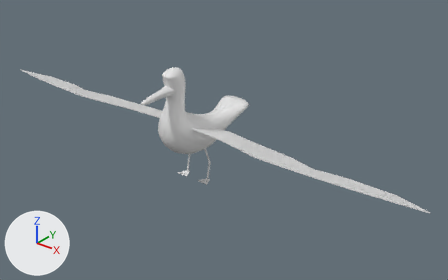
What one commit did to the FBX model Assets/Assets fatti da noi/Modelli/Gabbiano.fbx.
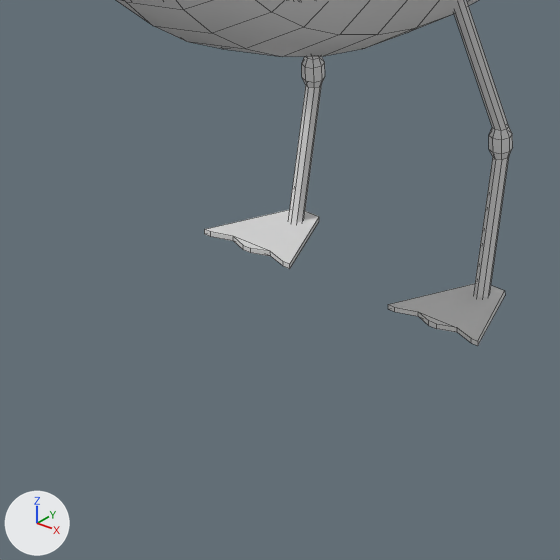
Each version appears first whole from a 50 mm lens placed at (2.187, -2.328, 1.601), pointed at (0.162, 0.202, 0.032), and next in a close-up on the part from 35% to 48% of the width and 53% to 74% of the height. The axes (+X, +Y, +Z) are drawn at lower left. The lights are the same throughout. The close-ups show mesh edges as thin lines. Where no turn or scale is listed for an object, it has been applied to the vertices.

Script lines for the objects in view, before the commit:
```python
me_cube_003 = bpy.data.meshes.new('Cube.003')
me_cube_003.from_pydata(...)  # 706 vertices, 704 faces; spans x -0.118..0.118, y -0.265..0.399, z -0.122..0.433
me_cube_003.materials.append(mat_material)  # white #e7e7e7
me_cylinder_001 = bpy.data.meshes.new('Cylinder.001')
me_cylinder_001.from_pydata(...)  # 68 vertices, 56 faces; spans x 0.042..0.117, y 0.674..0.75, z -0.337..-0.074
me_cylinder_001.materials.append(mat_material_001)  # white #e7e7e7
me_cylinder_003 = bpy.data.meshes.new('Cylinder.003')
me_cylinder_003.from_pydata(...)  # 68 vertices, 56 faces; spans x -0.117..-0.042, y 0.674..0.75, z -0.337..-0.074
me_cylinder_003.materials.append(mat_material_001)  # white #e7e7e7
ob_gamba_l = bpy.data.objects.new('Gamba.L', me_cylinder_001)
ob_gamba_l.location = (0.001, -0.5774, 0.1006)
ob_gamba_r = bpy.data.objects.new('Gamba.R', me_cylinder_003)
ob_gamba_r.location = (0.001, -0.5774, 0.1006)
ob_nuovo_corpo = bpy.data.objects.new('NUovo corpo', me_cube_003)
ob_nuovo_corpo.location = (0.0, 0.1443, 0.0646)
```
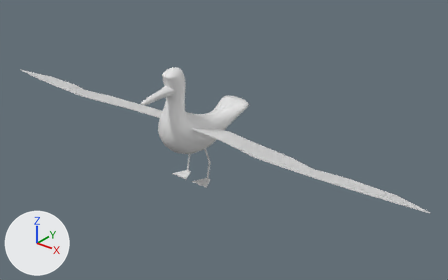
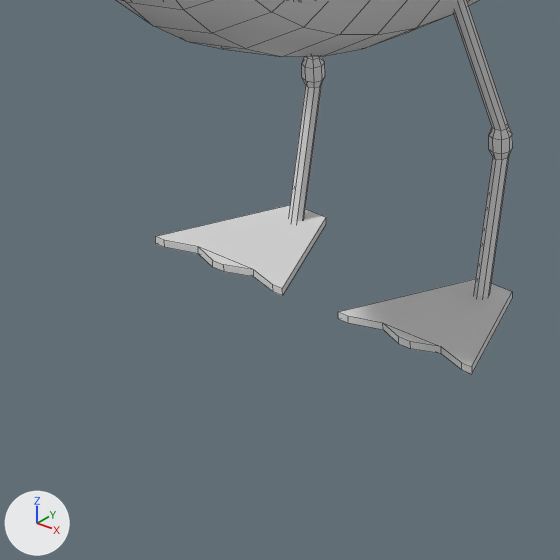
Where the change shows, as pixel boxes [x1, y1, x2, y2] in the close-ups (560 x 560 px; the box of a moved part takes in the faces that stretch with it):
'Gamba.L', reshaped: before [388, 0, 513, 346]; after [338, 0, 513, 374]
'Gamba.R', reshaped (41% wider, 13% taller): before [204, 56, 325, 269]; after [155, 56, 326, 296]
part 1 of me_cylinder_001, moved or reshaped: before [388, 284, 505, 346]; after [338, 279, 512, 374]
part 2 of me_cylinder_003, moved or reshaped: before [204, 209, 319, 269]; after [155, 205, 326, 296]

Diff of the bpy script that builds the scene:
```diff
--- a/Assets/Assets fatti da noi/Modelli/Gabbiano.fbx.py
+++ b/Assets/Assets fatti da noi/Modelli/Gabbiano.fbx.py
@@ me_cylinder_001 @@
 me_cylinder_001.from_pydata(...)  # 68 vertices, 56 faces; spans x 0.042..0.117, y 0.674..0.75, z -0.337..-0.074
 # used by ob_gamba_l; location = (0.001, -0.5774, 0.1006)
+# me_cylinder_001 part 1: the loose piece of 20 vertices spanning x 0.042..0.117, y 0.674..0.734, z -0.337..-0.334 is scaled about its middle by 1.49, then moved by (0.0, -0.013, -0.001)
 me_cylinder_001.materials.append(mat_material_001)
@@ me_cylinder_003 @@
 me_cylinder_003.from_pydata(...)  # 68 vertices, 56 faces; spans x -0.117..-0.042, y 0.674..0.75, z -0.337..-0.074
 # used by ob_gamba_r; location = (0.001, -0.5774, 0.1006)
+# me_cylinder_003 part 2: the loose piece of 20 vertices spanning x -0.117..-0.042, y 0.674..0.734, z -0.337..-0.334 is scaled about its middle by 1.49, then moved by (0.0, -0.013, -0.001)
 me_cylinder_003.materials.append(mat_material_001)
```
